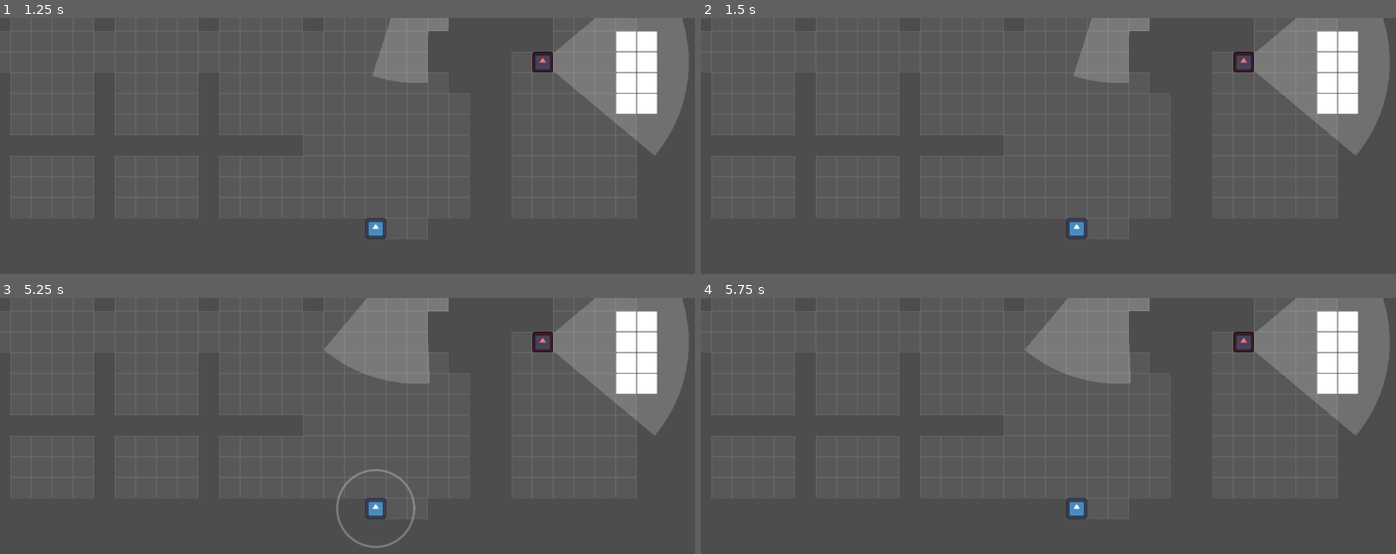
Above: before the commit, frames 1-4 (two rows, left to right).
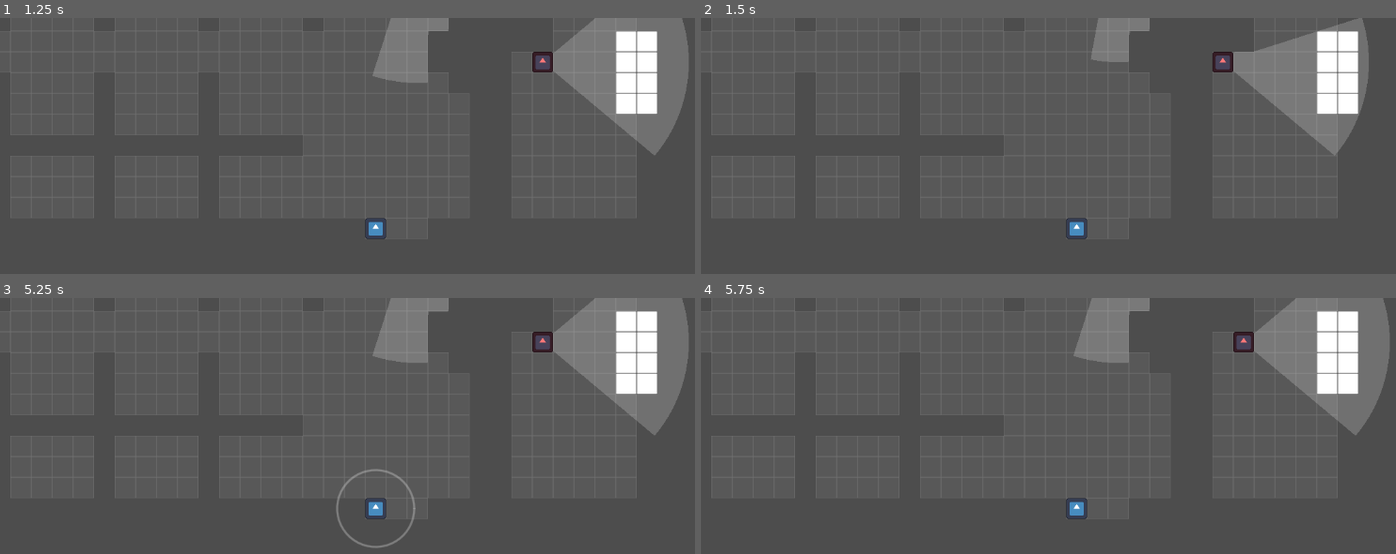
Above: after the commit, the same moments.

Repository: nexcoyocoatl/Projeto_Die_Hard
Game: Godot game, scene res://game.tscn
Same seed, same stepped clock (60 frames per second), same inputs: the game is played once before the commit and once after it. The engine's default icon, where the game draws it, is replaced by a stand-in: a white triangle on a blue panel in a dark square.
Inputs:
- Up to frame 1 (1.25 s): tap Enter at 0.5 s; hold Right (player_move_right) from 0.53 s (still down)
- Up to frame 2 (1.5 s): tap R (reset) at 1.25 s; release Right (player_move_right) at 1.28 s; hold Down (player_move_down) from 1.28 s (still down)
- Up to frame 3 (5.25 s): tap R (reset) every 0.75 s from 2 to 4.25 s; release Down (player_move_down) at 2.03 s; hold Right (player_move_right) 2.03-2.78 s; hold Up (player_move_up) 2.78-3.53 s; hold Left (player_move_left) 3.53-5.03 s; hold Down (player_move_down) from 5.03 s (still down)
- Up to frame 4 (5.75 s): keep holding Down (player_move_down)

Frame 1 is identical in both runs. In frame 2, 4.2% of the frame differs, in the area x 53-100%, y 0-54%; in frame 3, 2.2%; in frame 4, 2.2%.

Commit message:
limpar fila de ações do player ao morrer e adição de checkpoint inicial

Diff:
--- a/Characters/player.gd
+++ b/Characters/player.gd
@@ -109,6 +109,8 @@
 
 	if(GlobalVariables.DEBUG): print("The player died!")
 	is_dead = true
+	action_points = 0
+	action_queue.clear()
 	emit_signal("player_died") # Avisa que o jogador morreu
 	visible = false
 	set_physics_process(false) # Para o _physics_process de processar movimentos
--- a/Levels/level.tscn
+++ b/Levels/level.tscn
@@ -138,11 +138,14 @@
 }
 point_count = 2
 
-[sub_resource type="RectangleShape2D" id="RectangleShape2D_02vxb"]
+[sub_resource type="RectangleShape2D" id="RectangleShape2D_ecu0b"]
 size = Vector2(64, 16)
 
 [sub_resource type="RectangleShape2D" id="RectangleShape2D_63wrd"]
 size = Vector2(16, 32)
+
+[sub_resource type="RectangleShape2D" id="RectangleShape2D_02vxb"]
+size = Vector2(96, 16)
 
 [node name="Level" type="Node"]
 script = ExtResource("1_1ainy")
@@ -233,5 +236,16 @@
 [node name="Respawn" type="Marker2D" parent="Checkpoint2"]
 position = Vector2(-32, 0)
 
+[node name="Checkpoint3" type="Area2D" parent="."]
+position = Vector2(1136, 1304)
+script = ExtResource("8_0et7e")
+
+[node name="CollisionShape2D" type="CollisionShape2D" parent="Checkpoint3"]
+shape = SubResource("RectangleShape2D_02vxb")
+
+[node name="Respawn" type="Marker2D" parent="Checkpoint3"]
+position = Vector2(-32, -8)
+
 [connection signal="body_entered" from="Checkpoint1" to="Checkpoint1" method="_on_body_entered"]
 [connection signal="body_entered" from="Checkpoint2" to="Checkpoint2" method="_on_body_entered"]
+[connection signal="body_entered" from="Checkpoint3" to="Checkpoint3" method="_on_body_entered"]
--- a/project.godot
+++ b/project.godot
@@ -12,7 +12,7 @@
 
 config/name="Projeto_Die_Hard"
 run/main_scene="res://game.tscn"
-config/features=PackedStringArray("4.3", "Forward Plus")
+config/features=PackedStringArray("4.4", "Forward Plus")
 config/icon="res://icon.svg"
 
 [autoload]
Not shown: 1 places in Characters/player.tscn that only renumber resources
Not shown: 3 places in Levels/level.tscn that only renumber resources
Not shown, added: checkpoint.gd.uid
Not shown: 1 places in checkpoint.tscn that only renumber resources
Not shown, added: checkpoint_manager.gd.uid
Not shown: 1 places in game.tscn that only renumber resources
